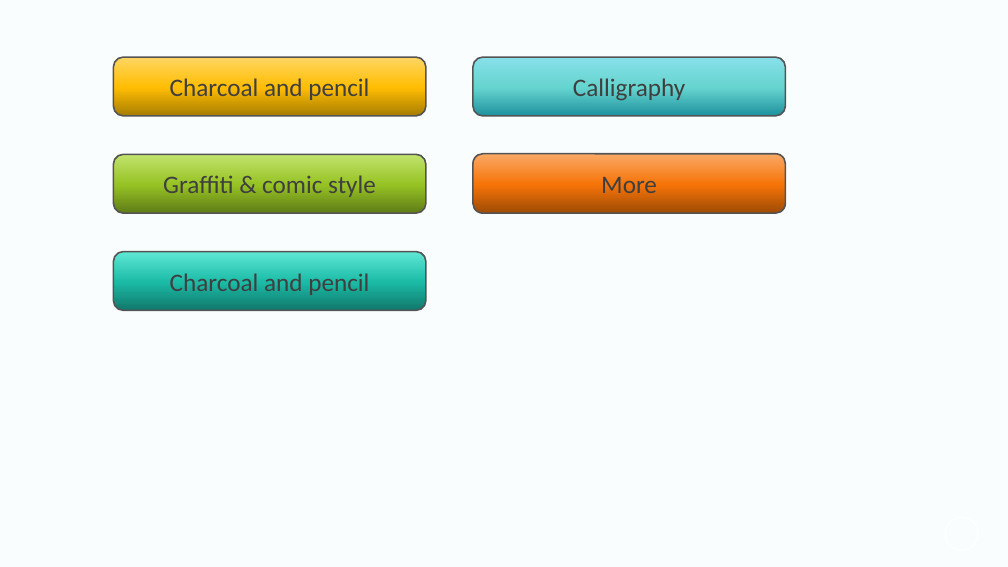
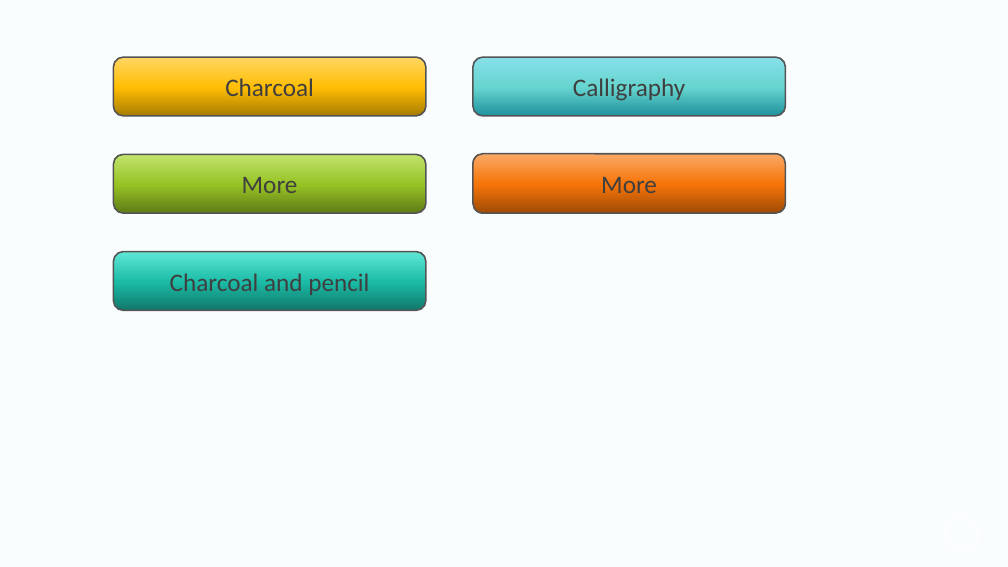
Before and after one commit to lorenzotaddei/lorenzotaddei.github.io, a slide deck: slide 1 of images/on paper/logos creator.pptx. Drawn at 1008x567 pixels with LibreOffice and Linux fonts; fonts in the diff are those of the drawing; background and template pictures are left out. Boxes give left, top, right and bottom in pixels: in the first picture for what was removed or moved away, otherwise in the second. Text is boxed around its words. In the diff, an @@ line names an element or a change of style, - is before the commit and + after.

```diff
--- a/images/on paper/logos creator.pptx
+++ b/images/on paper/logos creator.pptx
@@ text in rounded rectangle at [225, 78, 314, 96]: text changed @@
-Charcoal and pencil
+Charcoal
@@ text in rounded rectangle at [242, 177, 298, 193]: text changed @@
-Graffiti & comic style
+More
```
Also in this commit, not shown: 1 slide added, 40 other files.
